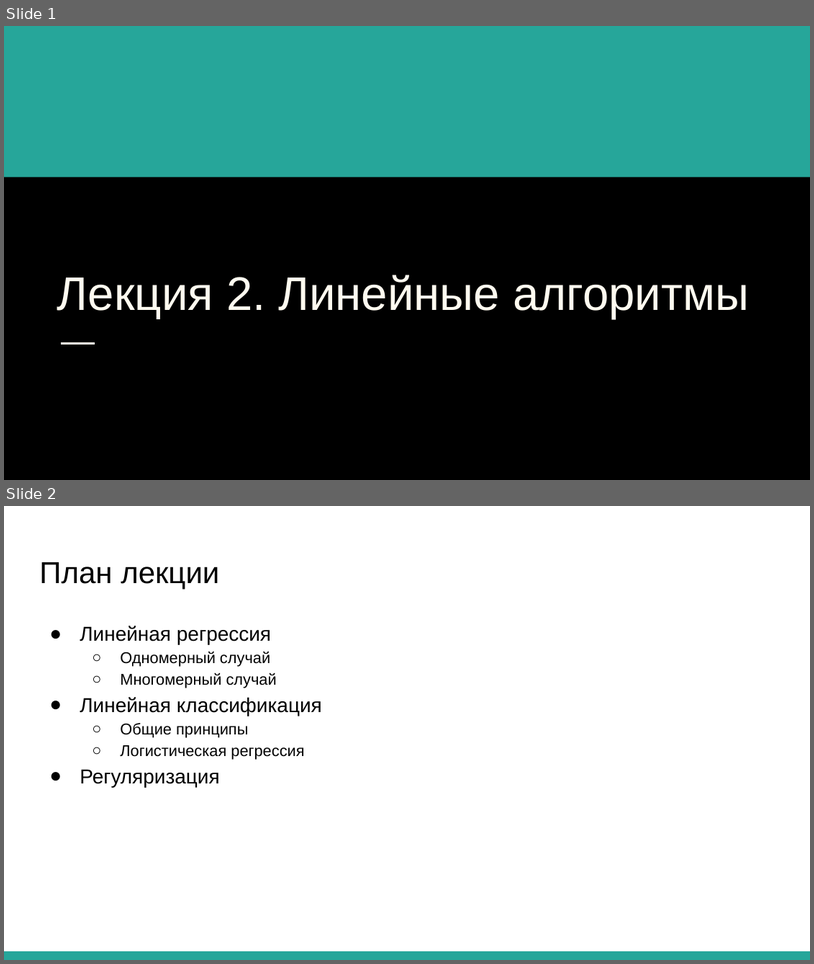
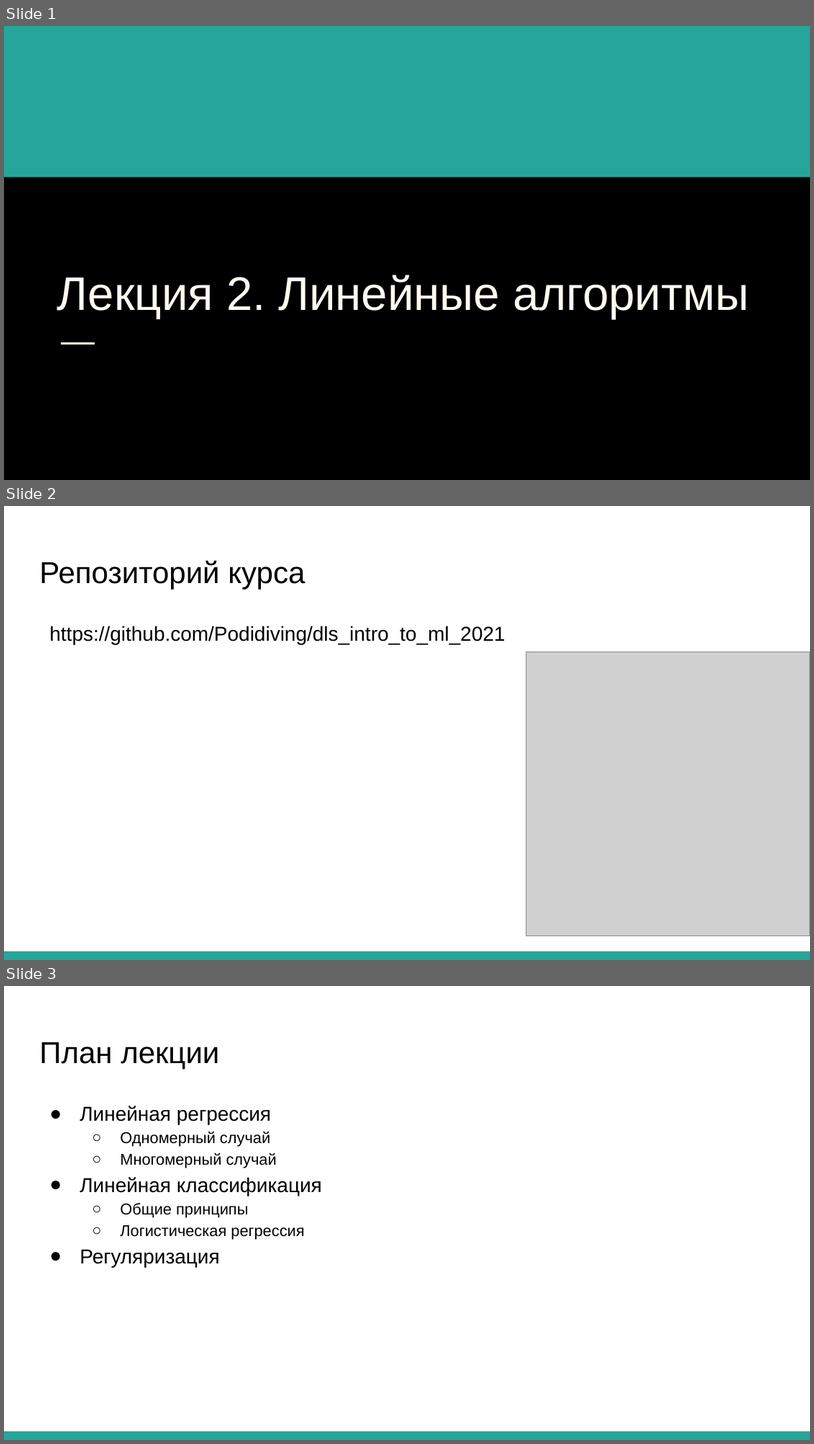
Before and after one commit to Podidiving/dls_intro_to_ml_2021, a slide deck: day_02/day_02_lecture_linear_models.pptx. Shown one above the other, each under a label of ours: slides 1 and 2 before the commit, slides 1, 2 and 3 after it. The pictures are 814x964 and 814x1444 pixels, drawn with LibreOffice and Linux fonts; fonts in the diff are those of the drawing; grey boxes stand for pictures. Boxes give left, top, right and bottom in pixels: in the first picture for what was removed or moved away, otherwise in the second. Text is boxed around its words. In the diff, an @@ line names an element or a change of style, - is before the commit and + after.

Commit message:
repo course link

```diff
--- a/day_02/day_02_lecture_linear_models.pptx
+++ b/day_02/day_02_lecture_linear_models.pptx
@@ slide 2 added at (4,506,810,960), background #FFFFFF; not listed: 1 template element that a slide beside it also shows @@
@@ title added at (39,560,305,590), 27 pt, text #000000 @@
+Репозиторий курса
@@ text added at (49,626,505,644), 18 pt, text #000000 @@
+https://github.com/Podidiving/dls_intro_to_ml_2021
@@ picture added at (527,652,810,936) @@
@@ what was slide 2 is now slide 3 @@
```
